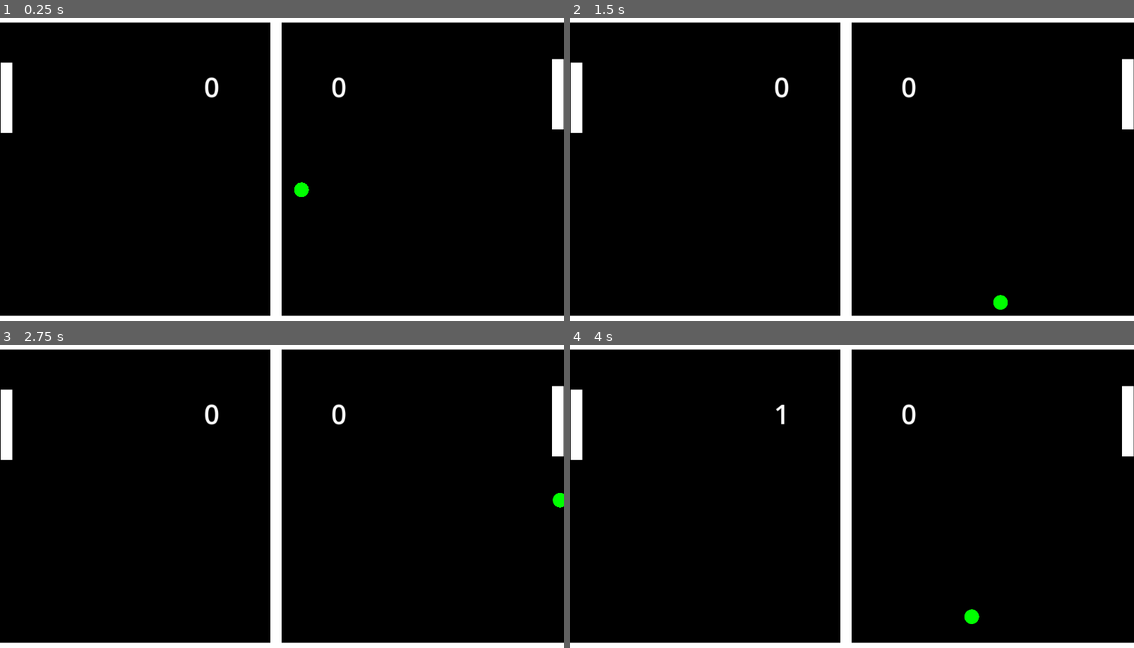
Above: before the commit, frames 1-4 (two rows, left to right).
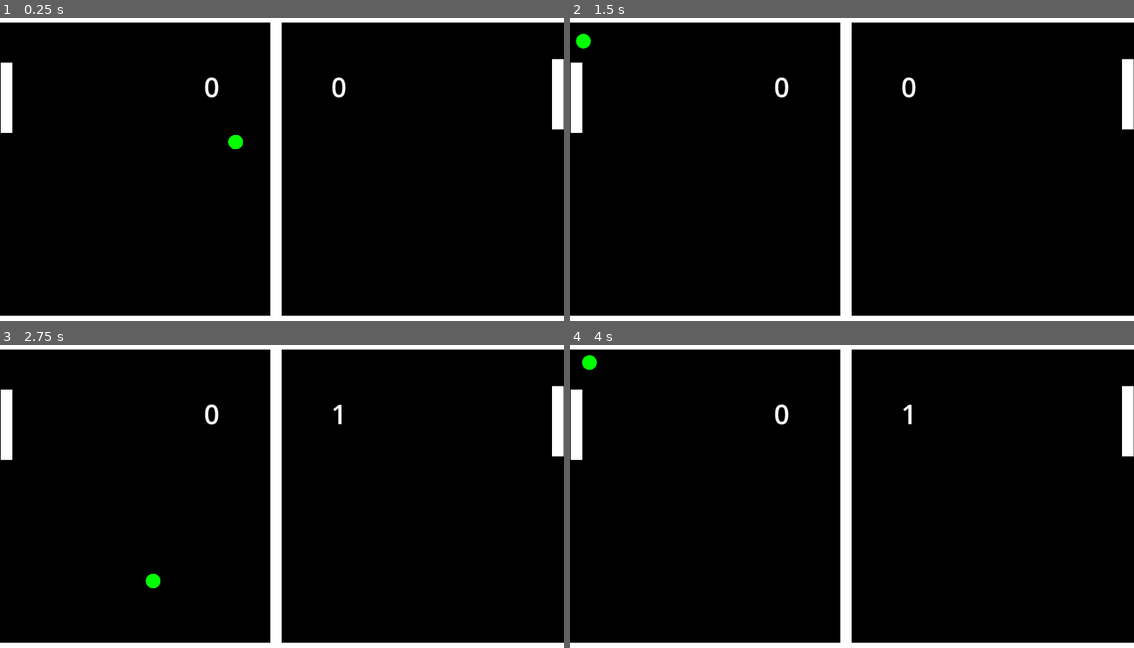
Above: after the commit, the same moments.

Repository: SpareTimeDev365/prototype-dev
Game: Godot game, scene res://scenes/game.tscn
Two runs of this game, one before a commit and one after it. Both use one fixed random seed, a clock stepped at 60 frames per second and the inputs below.
Inputs:
- Up to frame 1 (0.25 s): no input
- Up to frame 2 (1.5 s): no input
- Up to frame 3 (2.75 s): no input
- Up to frame 4 (4 s): tap Enter at 3.5 s

The runs differ from the first frame. In frame 1, 0.2% of the frame differs, in the area x 40-55%, y 38-60%; in frame 2, 0.2%; in frame 3, 0.3%; in frame 4, 0.4%, in the area x 2-73%, y 3-93%.

Commit message:
pong(feat): add random shooting angle on ball

Diff:
--- a/20_Games_Challenge/pong/scenes/ball.tscn
+++ b/20_Games_Challenge/pong/scenes/ball.tscn
@@ -11,7 +11,7 @@
 contact_monitor = true
 max_contacts_reported = 1
 script = ExtResource("1_7s4qf")
-ball_speed = 500
+ball_speed = 700
 
 [node name="CollisionShape2D2" type="CollisionShape2D" parent="."]
 shape = SubResource("CircleShape2D_cxlvu")
--- a/20_Games_Challenge/pong/scripts/ball.gd
+++ b/20_Games_Challenge/pong/scripts/ball.gd
@@ -7,11 +7,9 @@
 @onready var top: StaticBody2D = $'../top'
 @onready var bottom: StaticBody2D = $'../bottom'
 
-var init_rotation: float
 var circle_color: Color = Color(0.0, 1.0, 0.0)
 var circle_radius: float = 25.0
-var force := Vector2(0, 0)
-var direction = Vector2(5, 5).normalized()
+var direction
 
 func _draw() -> void:
 	draw_circle(Vector2.ZERO, circle_radius, circle_color)
@@ -21,17 +19,14 @@
 func _ready() -> void:
 	queue_redraw()
 
-
-# Called every frame. 'delta' is the elapsed time since the previous frame.
-# func _process(delta: float) -> void:
-# 	#print("force: ", force)
-# 	pass
+	## NOTE: ternary condition in GDScript, decided left or right
+	var direction_x: float = 1.0 if (randi() % 2 == 0) else -1.0
+	direction = Vector2(direction_x, randfn(0.3, 1.0)).normalized()
 
 func _physics_process(delta):
 	linear_velocity = direction * ball_speed
-	pass
 
-# normal reflection of ball
+## normal reflection of ball
 func _on_body_entered(body: Node) -> void:
 	print(body.name)
 	var node_name = body.name
